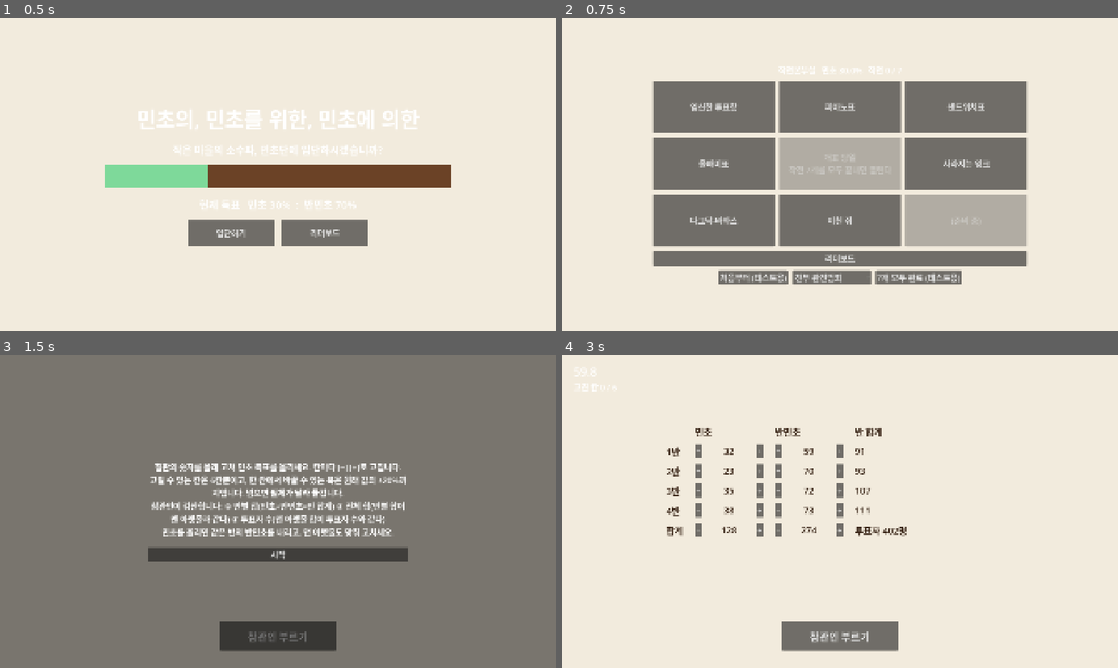
Above: before the commit, frames 1-4 (two rows, left to right).
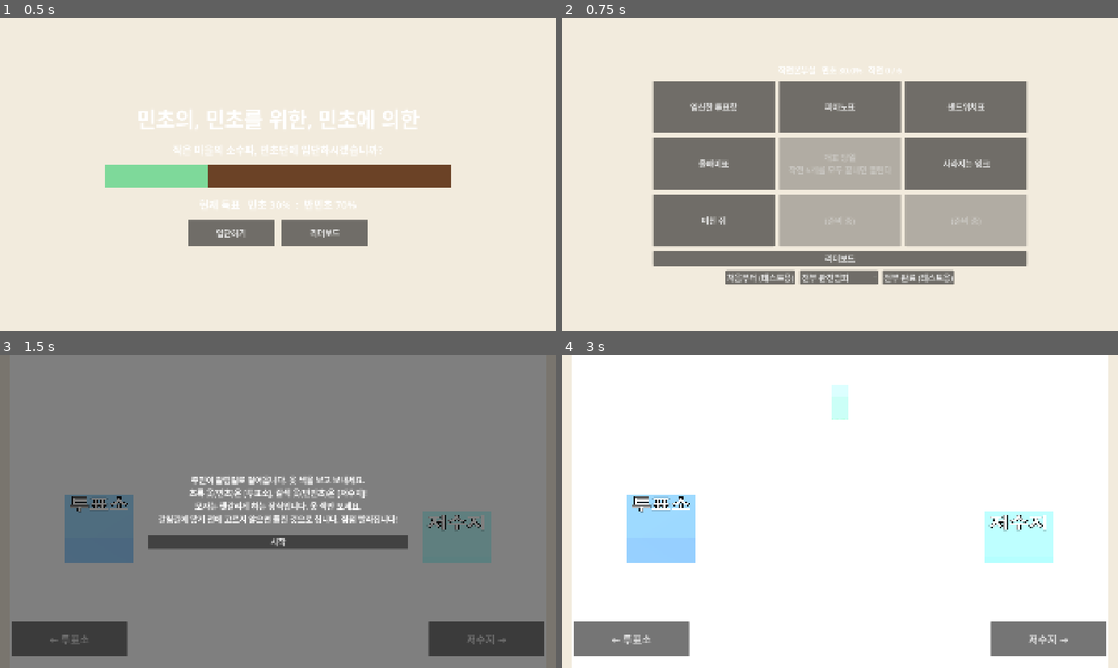
Above: after the commit, the same moments.

Repository: hahaha13791/mincho-game
Game: Godot game, scene res://main/title.tscn
Same seed, same stepped clock (60 frames per second), same inputs: the game is played once before the commit and once after it.
Inputs (mouse positions are in pixels of both pictures, inside the frame that each line leads up to):
- Up to frame 1 (0.5 s): no input
- Up to frame 2 (0.75 s): click "입단하기" at 0.5 s
- Up to frame 3 (1.5 s): click (150, 558) at 1.25 s, where only the run before the commit has a clickable "다그닥-바와스"
- Up to frame 4 (3 s): click (840, 636) at 2 s, where only the run before the commit has a clickable "참관인 부르기"; click "시작" at 2.75 s

Frame 1 is identical in both runs. In frame 2, 4.5% of the frame differs, in the area x 23-72%, y 56-86%; in frame 3, 19%; in frame 4, 96%, in the area x 1-99%, y 0-100%.

Commit message:
refactor: 다그닥-바와스(8번) 삭제, 미니게임 7개에서 6개로 축소
- minigames/tally_board와 docs/todo/tally-board.md 제거
- MINIGAME_COUNT 6, 허브 목록·테스트 프리셋 갱신
- 기획서·CLAUDE.md·progress.md의 개수와 8번 항목 정리

Co-Authored-By: Claude Sonnet 5.5 <noreply@anthropic.com>

Diff:
--- a/common/game_state.gd
+++ b/common/game_state.gd
@@ -6,7 +6,7 @@
 signal all_finished
 
 ## 미니게임 7개
-const MINIGAME_COUNT: int = 7
+const MINIGAME_COUNT: int = 6
 
 var config: VoteConfig = preload("res://common/vote_config.tres")
 var mincho_percent: float
--- a/main/hub.gd
+++ b/main/hub.gd
@@ -9,8 +9,8 @@
 const FILL_PRESETS: Dictionary = {
 	"전부 완전범죄": [Grade.Rank.PERFECT],
 	"전부 미션성공": [Grade.Rank.SUCCESS],
-	"미션성공 6 + 적발 1": [Grade.Rank.SUCCESS, Grade.Rank.SUCCESS, Grade.Rank.SUCCESS, Grade.Rank.SUCCESS, Grade.Rank.SUCCESS, Grade.Rank.SUCCESS, Grade.Rank.CAUGHT],
-	"완전범죄 5 + 적발 2": [Grade.Rank.PERFECT, Grade.Rank.PERFECT, Grade.Rank.PERFECT, Grade.Rank.PERFECT, Grade.Rank.PERFECT, Grade.Rank.CAUGHT, Grade.Rank.CAUGHT],
+	"미션성공 5 + 적발 1": [Grade.Rank.SUCCESS, Grade.Rank.SUCCESS, Grade.Rank.SUCCESS, Grade.Rank.SUCCESS, Grade.Rank.SUCCESS, Grade.Rank.CAUGHT],
+	"완전범죄 4 + 적발 2": [Grade.Rank.PERFECT, Grade.Rank.PERFECT, Grade.Rank.PERFECT, Grade.Rank.PERFECT, Grade.Rank.CAUGHT, Grade.Rank.CAUGHT],
 	"전부 적발": [Grade.Rank.CAUGHT],
 	"무작위": [],
 }
@@ -68,7 +68,7 @@
 		preset.add_item(p)
 	tools.add_child(preset)
 	var fill: Button = Button.new()
-	fill.text = "7개 모두 완료 (테스트용)"
+	fill.text = "전부 완료 (테스트용)"
 	fill.pressed.connect(func() -> void:
 		_fill_all(preset.selected)
 		get_tree().reload_current_scene())
--- a/main/minigame_list.tres
+++ b/main/minigame_list.tres
@@ -33,12 +33,6 @@
 display_name = "사라지는 잉크"
 scene = "res://minigames/vanishing_ink/vanishing_ink.tscn"
 
-[sub_resource type="Resource" id="e8"]
-script = ExtResource("2")
-id = &"tally_board"
-display_name = "다그닥-바와스"
-scene = "res://minigames/tally_board/tally_board.tscn"
-
 [sub_resource type="Resource" id="e9"]
 script = ExtResource("2")
 id = &"mad_rat"
@@ -47,4 +41,4 @@
 
 [resource]
 script = ExtResource("1")
-entries = Array[ExtResource("2")]([SubResource("e1"), SubResource("e2"), SubResource("e4"), SubResource("e5"), SubResource("e6"), SubResource("e8"), SubResource("e9")])
+entries = Array[ExtResource("2")]([SubResource("e1"), SubResource("e2"), SubResource("e4"), SubResource("e5"), SubResource("e6"), SubResource("e9")])
--- a/minigames/tally_board/tally_board.gd
+++ /dev/null
@@ -1,177 +0,0 @@
-extends Node
-## 다그닥-바와스(id: tally_board). 칠판의 숫자 몇 칸을 고쳐 민초 득표를 올린다. 참관인이 반별 합, 전체 합, 투표자 수를 검산한다.
-## 숫자 위주의 2D 화면이라 3D 장면 없이 HUD만 쓴다.
-
-enum State { TUTORIAL, PLAYING, ENDED }
-
-const PALETTE: Palette = preload("res://common/style/palette.tres")
-const CONFIG: TallyConfig = preload("res://minigames/tally_board/tally_config.tres")
-const TUTORIAL_TEXT: String = "칠판의 숫자를 몰래 고쳐 민초 득표를 올리세요. 칸마다 [−] [+]로 고칩니다.\n고칠 수 있는 칸은 %d칸뿐이고, 한 칸에서 바꿀 수 있는 폭은 원래 값의 ±%d%%까지입니다. 넘으면 필체가 달라 들킵니다.\n참관인이 검산합니다: ① 반별 합(민초+반민초=반 합계) ② 전체 합(반별 합이 맨 아랫줄과 같다) ③ 투표자 수(맨 아랫줄 합이 투표자 수와 같다)\n민초를 올리면 같은 반의 반민초를 내리고, 맨 아랫줄도 맞춰 고치세요."
-
-@export var id: StringName = &"tally_board"
-
-var _state: State = State.TUTORIAL
-var _t_left: float = 0.0
-var _s: Array[int] = [] # 반별 합(고정)
-var _v: int # 투표자 수(고정)
-var _orig: Dictionary = {} # 칸 id -> 원래 값
-var _val: Dictionary = {} # 칸 id -> 현재 값
-var _labels: Dictionary = {} # 칸 id -> Label
-var _best: int
-
-@onready var _board: GridContainer = $HUD/Board
-@onready var _hint: Label = $HUD/HintLabel
-
-
-func _ready() -> void:
-	$HUD/Bg.color = PALETTE.background
-	$HUD/SubmitButton.pressed.connect(_submit)
-	Tutorial.open(self, TUTORIAL_TEXT % [CONFIG.cell_budget, roundi(CONFIG.cap_ratio * 100.0)], _start)
-
-
-func _start() -> void:
-	var rng: RandomNumberGenerator = RandomNumberGenerator.new()
-	rng.randomize()
-	var b: Dictionary = TallyRules.make_board(CONFIG, rng)
-	var m: Array[int] = b["m"]
-	var a: Array[int] = b["a"]
-	_best = TallyRules.best_gain(m, a, CONFIG.cap_ratio, CONFIG.cell_budget)
-	var tm: int = 0
-	var ta: int = 0
-	for i in CONFIG.classes:
-		_s.append(m[i] + a[i])
-		_set_cell(StringName("m%d" % i), m[i])
-		_set_cell(StringName("a%d" % i), a[i])
-		tm += m[i]
-		ta += a[i]
-	_set_cell(&"tm", tm)
-	_set_cell(&"ta", ta)
-	_v = tm + ta
-	_build_board()
-	_t_left = CONFIG.time_limit
-	_state = State.PLAYING
-	_refresh()
-
-
-func _process(delta: float) -> void:
-	if _state != State.PLAYING:
-		return
-	_t_left -= delta
-	$HUD/TimerLabel.text = "%.1f" % maxf(_t_left, 0.0)
-	if _t_left <= 0.0:
-		_submit()
-
-
-func _set_cell(cell: StringName, value: int) -> void:
-	_orig[cell] = value
-	_val[cell] = value
-
-
-func _changed_count() -> int:
-	var n: int = 0
-	for c in _val:
-		if _val[c] != _orig[c]:
-			n += 1
-	return n
-
-
-func _step(cell: StringName, delta: int) -> void:
-	if _state != State.PLAYING:
-		return
-	var nv: int = _val[cell] + delta
-	var cap: int = TallyRules.cap(_orig[cell], CONFIG.cap_ratio)
-	if nv < 0:
-		return
-	if absi(nv - _orig[cell]) > cap:
-		_hint.text = "필체가 달라진다! 이 칸은 ±%d까지만." % cap
-		return
-	if _val[cell] == _orig[cell] and _changed_count() >= CONFIG.cell_budget:
-		_hint.text = "고칠 수 있는 칸은 %d칸뿐이다." % CONFIG.cell_budget
-		return
-	_val[cell] = nv
-	_hint.text = ""
-	_refresh()
-
-
-func _submit() -> void:
-	if _state != State.PLAYING:
-		return
-	_state = State.ENDED
-	var m: Array[int] = []
-	var a: Array[int] = []
-	for i in CONFIG.classes:
-		m.append(_val[StringName("m%d" % i)])
-		a.append(_val[StringName("a%d" % i)])
-	var failure: TallyRules.Failure = TallyRules.check(_s, _v, m, a, _val[&"tm"], _val[&"ta"])
-	var gain: int = _val[&"tm"] - _orig[&"tm"]
-	var rank: Grade.Rank = TallyRules.judge(failure, gain, _best, CONFIG.perfect_ratio, CONFIG.success_ratio)
-	var msg: String
-	match failure:
-		TallyRules.Failure.ROW:
-			msg = "참관인: \"어? 이 반은 민초랑 반민초를 더해도 합계가 안 맞는데요?\""
-		TallyRules.Failure.TOTAL:
-			msg = "참관인: \"반별로 더한 값이 맨 아랫줄이랑 다른데요?\""
-		TallyRules.Failure.VOTERS:
-			msg = "참관인: \"투표한 사람 수와 칠판 합계가 다릅니다.\""
-		_:
-			match rank:
-				Grade.Rank.PERFECT:
-					msg = "참관인은 계산기를 두드리고 고개를 끄덕였다. 민초 +%d표. 칠판은 원래부터 이랬다." % gain
-				Grade.Rank.SUCCESS:
-					msg = "검산은 통과했다. 민초 +%d표. 아쉽게도 더 올릴 수 있었다." % gain
-				_:
-					msg = "검산은 통과했지만 민초 +%d표뿐이다. 이래서는 고친 보람이 없다." % gain
-	var before: float = GameState.mincho_percent
-	GameState.submit_result(id, rank)
-	ResultScreen.open(self, rank, msg, before)
-
-
-func _refresh() -> void:
-	for c in _labels:
-		var diff: int = _val[c] - _orig[c]
-		_labels[c].text = "%d" % _val[c] if diff == 0 else "%d (%+d)" % [_val[c], diff]
-		_labels[c].add_theme_color_override("font_color", PALETTE.danger if diff != 0 else PALETTE.anti_mincho.darkened(0.5))
-	$HUD/BudgetLabel.text = "고친 칸 %d / %d" % [_changed_count(), CONFIG.cell_budget]
-	$HUD/TimerLabel.text = "%.1f" % maxf(_t_left, 0.0)
-
-
-# --- 화면 ---
-
-func _text(t: String) -> Label:
-	var l: Label = Label.new()
-	l.text = t
-	l.add_theme_color_override("font_color", PALETTE.anti_mincho.darkened(0.5))
-	l.add_theme_font_size_override("font_size", 32)
-	return l
-
-
-func _cell_widget(cell: StringName) -> HBoxContainer:
-	var box: HBoxContainer = HBoxContainer.new()
-	var minus: Button = Button.new()
-	minus.text = "−"
-	minus.pressed.connect(_step.bind(cell, -1))
-	var value: Label = _text("")
-	value.custom_minimum_size = Vector2(180, 0)
-	value.horizontal_alignment = HORIZONTAL_ALIGNMENT_CENTER
-	_labels[cell] = value
-	var plus: Button = Button.new()
-	plus.text = "+"
-	plus.pressed.connect(_step.bind(cell, 1))
-	for n in [minus, value, plus]:
-		box.add_child(n)
-	return box
-
-
-# 겉모습(배치·색)은 이 함수에만 모아 두어 스타일 확정 때 한 곳에서 교체한다
-func _build_board() -> void:
-	for h in ["", "민초", "반민초", "반 합계"]:
-		_board.add_child(_text(h))
-	for i in CONFIG.classes:
-		_board.add_child(_text("%d반" % (i + 1)))
-		_board.add_child(_cell_widget(StringName("m%d" % i)))
-		_board.add_child(_cell_widget(StringName("a%d" % i)))
-		_board.add_child(_text("%d" % _s[i]))
-	_board.add_child(_text("합계"))
-	_board.add_child(_cell_widget(&"tm"))
-	_board.add_child(_cell_widget(&"ta"))
-	_board.add_child(_text("투표자 %d명" % _v))
--- a/minigames/tally_board/tally_board.tscn
+++ /dev/null
@@ -1,74 +0,0 @@
-[gd_scene load_steps=2 format=3]
-
-[ext_resource type="Script" path="res://minigames/tally_board/tally_board.gd" id="1"]
-
-[node name="TallyBoard" type="Node"]
-script = ExtResource("1")
-
-[node name="HUD" type="CanvasLayer" parent="."]
-
-[node name="Bg" type="ColorRect" parent="HUD"]
-anchors_preset = 15
-anchor_right = 1.0
-anchor_bottom = 1.0
-grow_horizontal = 2
-grow_vertical = 2
-
-[node name="Board" type="GridContainer" parent="HUD"]
-anchors_preset = 8
-anchor_left = 0.5
-anchor_top = 0.5
-anchor_right = 0.5
-anchor_bottom = 0.5
-offset_left = -600.0
-offset_top = -300.0
-offset_right = 600.0
-offset_bottom = 300.0
-grow_horizontal = 2
-grow_vertical = 2
-theme_override_constants/h_separation = 40
-theme_override_constants/v_separation = 20
-columns = 4
-
-[node name="TimerLabel" type="Label" parent="HUD"]
-offset_left = 40.0
-offset_top = 30.0
-offset_right = 600.0
-offset_bottom = 80.0
-theme_override_font_sizes/font_size = 40
-
-[node name="BudgetLabel" type="Label" parent="HUD"]
-offset_left = 40.0
-offset_top = 90.0
-offset_right = 800.0
-offset_bottom = 140.0
-
-[node name="HintLabel" type="Label" parent="HUD"]
-anchors_preset = 7
-anchor_left = 0.5
-anchor_top = 1.0
-anchor_right = 0.5
-anchor_bottom = 1.0
-offset_left = -600.0
-offset_top = -260.0
-offset_right = 600.0
-offset_bottom = -190.0
-grow_horizontal = 2
-grow_vertical = 0
-theme_override_font_sizes/font_size = 32
-horizontal_alignment = 1
-
-[node name="SubmitButton" type="Button" parent="HUD"]
-anchors_preset = 7
-anchor_left = 0.5
-anchor_top = 1.0
-anchor_right = 0.5
-anchor_bottom = 1.0
-offset_left = -200.0
-offset_top = -160.0
-offset_right = 200.0
-offset_bottom = -60.0
-grow_horizontal = 2
-grow_vertical = 0
-theme_override_font_sizes/font_size = 36
-text = "참관인 부르기"
--- a/minigames/tally_board/tally_config.gd
+++ /dev/null
@@ -1,14 +0,0 @@
-class_name TallyConfig
-extends Resource
-## 다그닥-바와스 수치. 플레이 테스트로 여기서만 조정한다.
-
-@export var classes: int = 4 ## 반 수
-@export var m_min: int = 20 ## 반별 민초 득표 범위
-@export var m_max: int = 40
-@export var a_min: int = 40 ## 반별 반민초 득표 범위
-@export var a_max: int = 80
-@export var cap_ratio: float = 0.2 ## 한 칸에서 바꿀 수 있는 폭(원래 값 비율). 넘으면 필체가 달라 들킴
-@export var cell_budget: int = 6 ## 고칠 수 있는 칸 수
-@export var time_limit: float = 60.0
-@export var perfect_ratio: float = 0.9 ## 이론상 최대 이득의 이 비율 이상이면 완전범죄
-@export var success_ratio: float = 0.5 ## 이 비율 이상이면 미션성공, 미만이면 적발
--- a/minigames/tally_board/tally_config.tres
+++ /dev/null
@@ -1,6 +0,0 @@
-[gd_resource type="Resource" script_class="TallyConfig" format=3]
-
-[ext_resource type="Script" path="res://minigames/tally_board/tally_config.gd" id="1"]
-
-[resource]
-script = ExtResource("1")
--- a/minigames/tally_board/tally_rules.gd
+++ /dev/null
@@ -1,59 +0,0 @@
-class_name TallyRules
-extends RefCounted
-
-enum Failure { NONE, ROW, TOTAL, VOTERS }
-
-
-## 한 칸에서 바꿀 수 있는 최대 폭
-static func cap(original: int, ratio: float) -> int:
-	return maxi(1, floori(original * ratio))
-
-
-## 반별 민초(m)·반민초(a) 득표를 뽑는다
-static func make_board(cfg: TallyConfig, rng: RandomNumberGenerator) -> Dictionary:
-	var m: Array[int] = []
-	var a: Array[int] = []
-	for i in cfg.classes:
-		m.append(rng.randi_range(cfg.m_min, cfg.m_max))
-		a.append(rng.randi_range(cfg.a_min, cfg.a_max))
-	return {"m": m, "a": a}
-
-
-## 참관인 검산. s = 반별 합(고정), v = 투표자 수(고정), tm/ta = 맨 아랫줄 민초 합/반민초 합
-static func check(s: Array[int], v: int, m: Array[int], a: Array[int], tm: int, ta: int) -> Failure:
-	for i in s.size():
-		if m[i] + a[i] != s[i]:
-			return Failure.ROW
-	if tm != _sum(m) or ta != _sum(a):
-		return Failure.TOTAL
-	if tm + ta != v:
-		return Failure.VOTERS
-	return Failure.NONE
-
-
-## 이론상 최대 이득. 맨 아랫줄 두 칸에 2칸을 쓰고, 남은 칸으로 (민초+, 반민초-)를 한 반씩 고친다
-static func best_gain(m: Array[int], a: Array[int], ratio: float, budget: int) -> int:
-	var k: int = (budget - 2) / 2
-	var d: Array[int] = []
-	for i in m.size():
-		d.append(mini(cap(m[i], ratio), cap(a[i], ratio)))
-	d.sort()
-	d.reverse()
-	var best: int = 0
-	for i in mini(k, d.size()):
-		best += d[i]
-	return mini(best, mini(cap(_sum(m), ratio), cap(_sum(a), ratio)))
-
-
-## gain = 맨 아랫줄 민초 합의 증가량
-static func judge(failure: Failure, gain: int, best: int, perfect_ratio: float, success_ratio: float) -> Grade.Rank:
-	if failure != Failure.NONE or gain < ceili(best * success_ratio):
-		return Grade.Rank.CAUGHT
-	return Grade.Rank.PERFECT if gain >= ceili(best * perfect_ratio) else Grade.Rank.SUCCESS
-
-
-static func _sum(arr: Array[int]) -> int:
-	var t: int = 0
-	for x in arr:
-		t += x
-	return t
--- a/minigames/tally_board/test_rules.gd
+++ /dev/null
@@ -1,49 +0,0 @@
-extends SceneTree
-## 실행: godot --headless --path . -s res://minigames/tally_board/test_rules.gd
-
-var _fails: int = 0
-
-
-func _check(cond: bool, msg: String) -> void:
-	if not cond:
-		_fails += 1
-		printerr("FAIL: " + msg)
-
-
-func _init() -> void:
-	var cfg: TallyConfig = TallyConfig.new()
-	var rng: RandomNumberGenerator = RandomNumberGenerator.new()
-	rng.seed = 7
-	var b: Dictionary = TallyRules.make_board(cfg, rng)
-	var m: Array[int] = b["m"]
-	var a: Array[int] = b["a"]
-	var s: Array[int] = []
-	for i in m.size():
-		s.append(m[i] + a[i])
-	var tm: int = m.reduce(func(x: int, y: int) -> int: return x + y, 0)
-	var ta: int = a.reduce(func(x: int, y: int) -> int: return x + y, 0)
-	var v: int = tm + ta
-	_check(TallyRules.check(s, v, m, a, tm, ta) == TallyRules.Failure.NONE, "처음 칠판은 검산 통과")
-
-	var m2: Array[int] = m.duplicate()
-	m2[0] += 1
-	_check(TallyRules.check(s, v, m2, a, tm, ta) == TallyRules.Failure.ROW, "한 칸만 올리면 반별 합 불일치")
-	var a2: Array[int] = a.duplicate()
-	a2[0] -= 1
-	_check(TallyRules.check(s, v, m2, a2, tm, ta) == TallyRules.Failure.TOTAL, "반만 맞추면 맨 아랫줄 불일치")
-	_check(TallyRules.check(s, v, m2, a2, tm + 1, ta - 1) == TallyRules.Failure.NONE, "4칸을 맞춰 고치면 통과")
-	_check(TallyRules.check(s, v, m2, a2, tm + 1, ta) == TallyRules.Failure.TOTAL, "맨 아랫줄 한 칸만 고치면 불일치")
-	_check(TallyRules.check(s, v + 1, m, a, tm, ta) == TallyRules.Failure.VOTERS, "투표자 수가 다르면 불일치")
-
-	var bm: Array[int] = [20, 30, 40, 25]
-	var ba: Array[int] = [40, 50, 60, 80]
-	_check(TallyRules.cap(20, 0.2) == 4 and TallyRules.cap(2, 0.2) == 1, "허용 폭은 최소 1")
-	_check(TallyRules.best_gain(bm, ba, 0.2, 6) == 14, "6칸이면 두 반(8+6)이 최대")
-	_check(TallyRules.best_gain(bm, ba, 0.2, 3) == 0, "3칸이면 한 반도 못 고침")
-	_check(TallyRules.judge(TallyRules.Failure.ROW, 14, 14, 0.9, 0.5) == Grade.Rank.CAUGHT, "검산 실패는 적발")
-	_check(TallyRules.judge(TallyRules.Failure.NONE, 13, 14, 0.9, 0.5) == Grade.Rank.PERFECT, "최대의 90% 이상은 완전범죄")
-	_check(TallyRules.judge(TallyRules.Failure.NONE, 7, 14, 0.9, 0.5) == Grade.Rank.SUCCESS, "50% 이상은 미션성공")
-	_check(TallyRules.judge(TallyRules.Failure.NONE, 6, 14, 0.9, 0.5) == Grade.Rank.CAUGHT, "미달은 적발")
-
-	print("TEST OK" if _fails == 0 else "TEST FAILED: %d" % _fails)
-	quit(_fails)
Not shown, removed: minigames/tally_board/tally_board.gd.uid
Not shown, removed: minigames/tally_board/tally_config.gd.uid
Not shown, removed: minigames/tally_board/tally_rules.gd.uid
Not shown, removed: minigames/tally_board/test_rules.gd.uid
Not shown, changed: .claude/CLAUDE.md
Not shown, changed: docs/todo/progress.md
Not shown, removed: docs/todo/tally-board.md
Not shown, changed: docs/기획서.md
